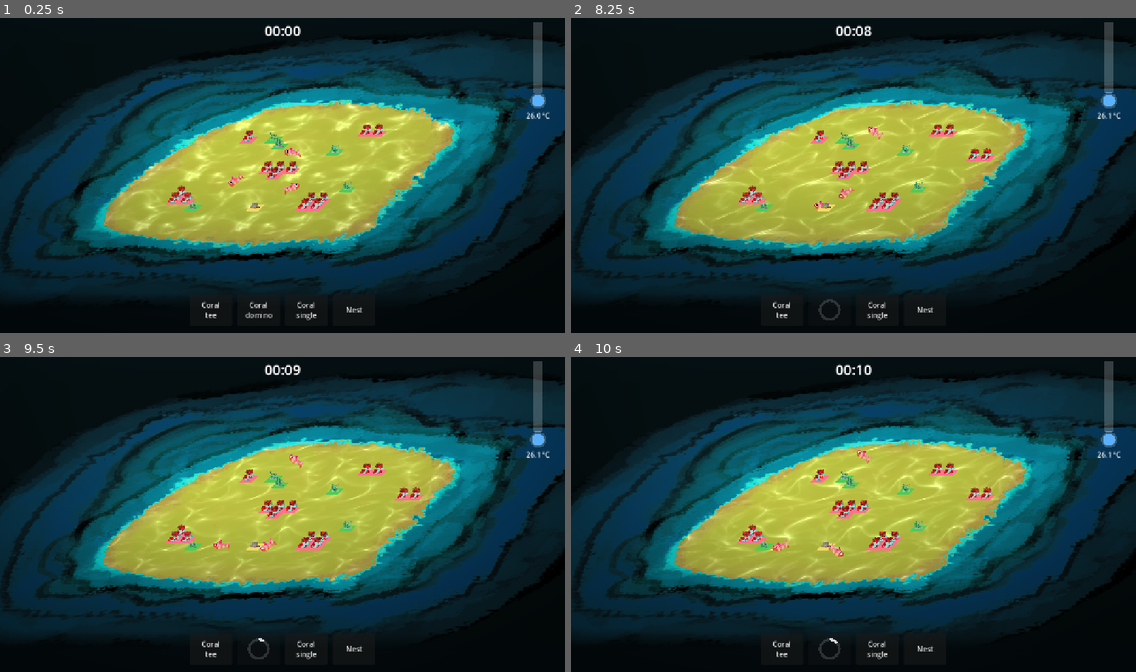
Above: before the commit, frames 1-4 (two rows, left to right).
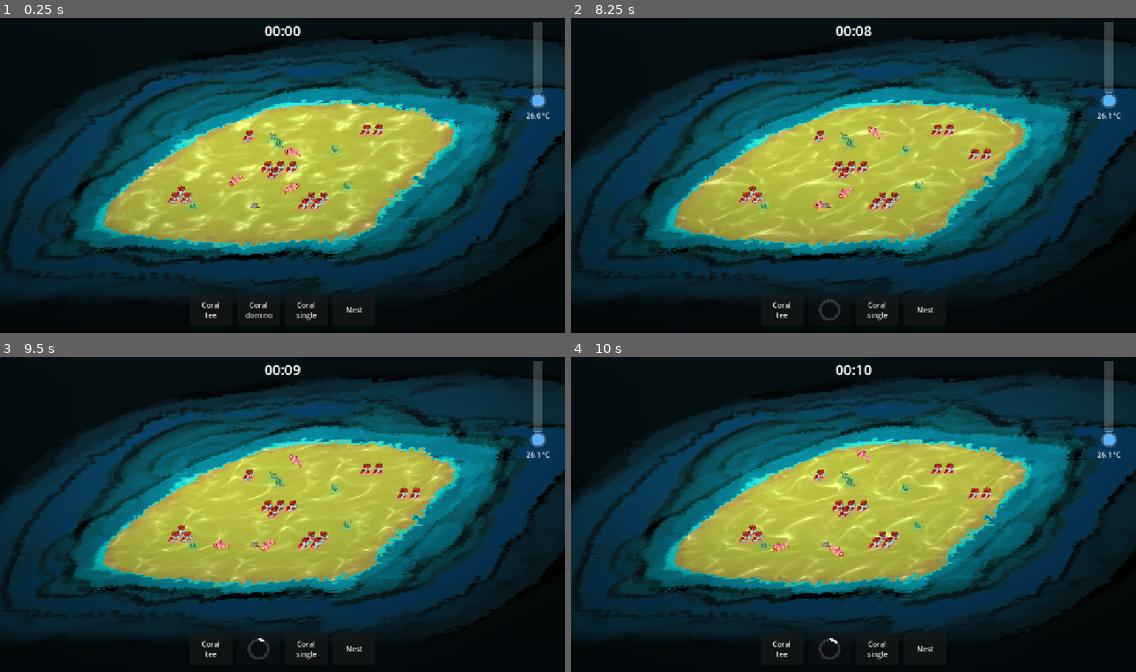
Above: after the commit, the same moments.

Repository: TakFog/rgj2026
Game: Godot game, scene res://main/main.tscn
Two runs of this game, one before a commit and one after it. Both use one fixed random seed, a clock stepped at 60 frames per second and the inputs below. Sound files missing from this copy of the repository are replaced by a short silence.
Inputs (mouse positions are in pixels of both pictures, inside the frame that each line leads up to):
- Up to frame 1 (0.25 s): no input
- Up to frame 2 (8.25 s): click "Coral single" at 0.5 s; click "Coral single" at 1.25 s; click "Coral tee" at 2 s; click "Nest" at 2.75 s; click "Coral tee" at 3.5 s; click "Nest" at 4.25 s; click "Coral tee" at 5 s; click "Coral single" at 5.75 s; click "Nest" at 6.5 s; click "Coral domino" at 7.25 s; move the mouse to (977, 159) at 8.02 s; click (977, 159) at 8.1 s
- Up to frame 3 (9.5 s): drag from (169, 530) to (254, 577) at 8.77 s
- Up to frame 4 (10 s): move the mouse to (910, 442) at 9.52 s; click (910, 442) at 9.6 s

The runs differ from the first frame. In frame 1, 0.5% of the frame differs, in the area x 29-69%, y 35-62%; in frame 2, 0.5%, in the area x 29-75%, y 35-62%; in frame 3, 0.5%; in frame 4, 0.5%.

Commit message:
Fade the coloured cell footprint under coral, algae and nest sprites
The sprites now carry the read, so the cell drawn underneath drops from fully
opaque to 0.3 alpha (a shared FOOTPRINT_ALPHA per entity). Coral keeps its
health tint, just faint; nests still switch between the empty and eggs hue.

Diff:
--- a/entities/algae/algae.gd
+++ b/entities/algae/algae.gd
@@ -8,6 +8,8 @@
 
 ## Temporary art, until the designer's algae sprite is ready.
 const TEXTURE := preload("res://assets/sprites/temp/algae.png")
+## Alpha of the coloured cell drawn under the sprite.
+const FOOTPRINT_ALPHA := 0.3
 
 var cell: Vector2i
 ## Last fish that reserved this algae (to swim to it or eat it), or null. It
@@ -32,7 +34,8 @@
 	CellShapes.add_collision(self, [cell], cell)
 	# Flat ground cover: drawn below the y-sorted actors, so the predator and
 	# the turtle swimming over an algae stay on top of it.
-	var visual := PlaceholderShape.cell(position, Color(0.3, 0.8, 0.35))
+	# Faint footprint: the sprite does the reading, the cell only grounds it.
+	var visual := PlaceholderShape.cell(position, Color(0.3, 0.8, 0.35, FOOTPRINT_ALPHA))
 	visual.add_sprite(TEXTURE, 0.8)
 	ViewFollower.attach(self, visual).z_index = -1
 	_rng.randomize()
--- a/entities/coral/coral.gd
+++ b/entities/coral/coral.gd
@@ -5,8 +5,10 @@
 
 signal destroyed
 
-const HEALTHY_COLOR := Color(1.0, 0.45, 0.55)
-const SUFFOCATED_COLOR := Color(0.45, 0.42, 0.42)
+## Footprint under the sprites: a faint tint of the coral state (health).
+const FOOTPRINT_ALPHA := 0.3
+const HEALTHY_COLOR := Color(1.0, 0.45, 0.55, FOOTPRINT_ALPHA)
+const SUFFOCATED_COLOR := Color(0.45, 0.42, 0.42, FOOTPRINT_ALPHA)
 ## Tint of the (grayscale) coral art: red at full oxygen, fading to its own gray at 0.
 ## Red is overbright (> 1) so the mid-gray art reads as a vivid, bright red.
 const CORAL_HEALTHY_TINT := Color(1.6, 0.25, 0.25)
--- a/entities/nest/nest.gd
+++ b/entities/nest/nest.gd
@@ -6,8 +6,10 @@
 
 signal destroyed
 
-const EMPTY_COLOR := Color(0.95, 0.85, 0.4)
-const EGGS_COLOR := Color(1.0, 0.55, 0.2)
+## Footprint under the sprites, faint so the art reads first.
+const FOOTPRINT_ALPHA := 0.3
+const EMPTY_COLOR := Color(0.95, 0.85, 0.4, FOOTPRINT_ALPHA)
+const EGGS_COLOR := Color(1.0, 0.55, 0.2, FOOTPRINT_ALPHA)
 ## Temporary art, until the designer's nest sprites are ready.
 const EMPTY_TEXTURE := preload("res://assets/sprites/temp/nest_empty.png")
 const EGGS_TEXTURE := preload("res://assets/sprites/temp/nest_eggs.png")
